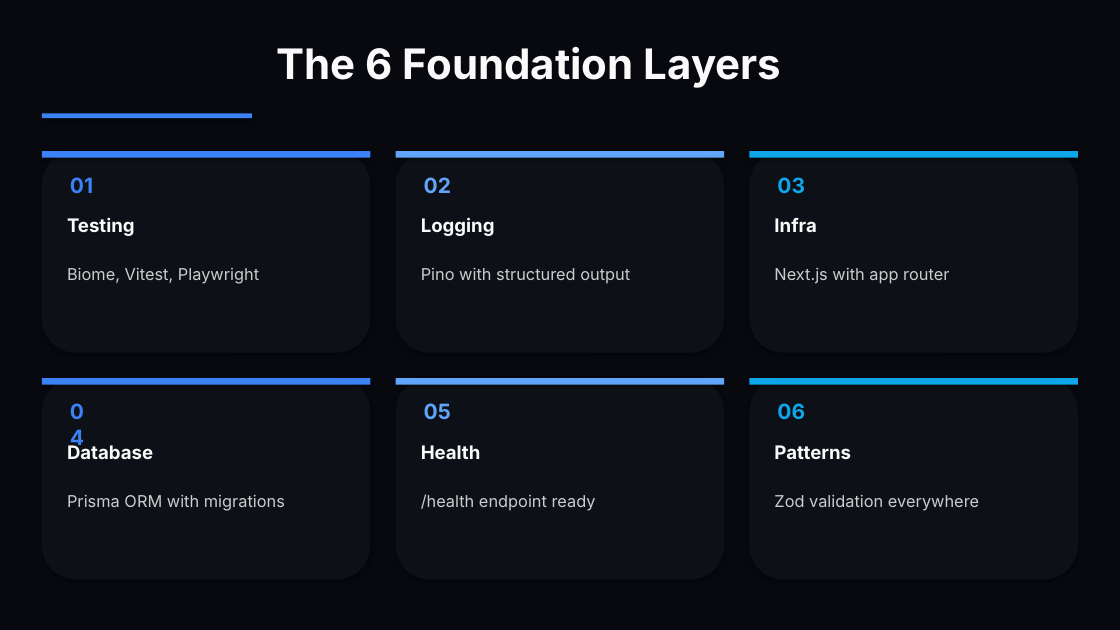
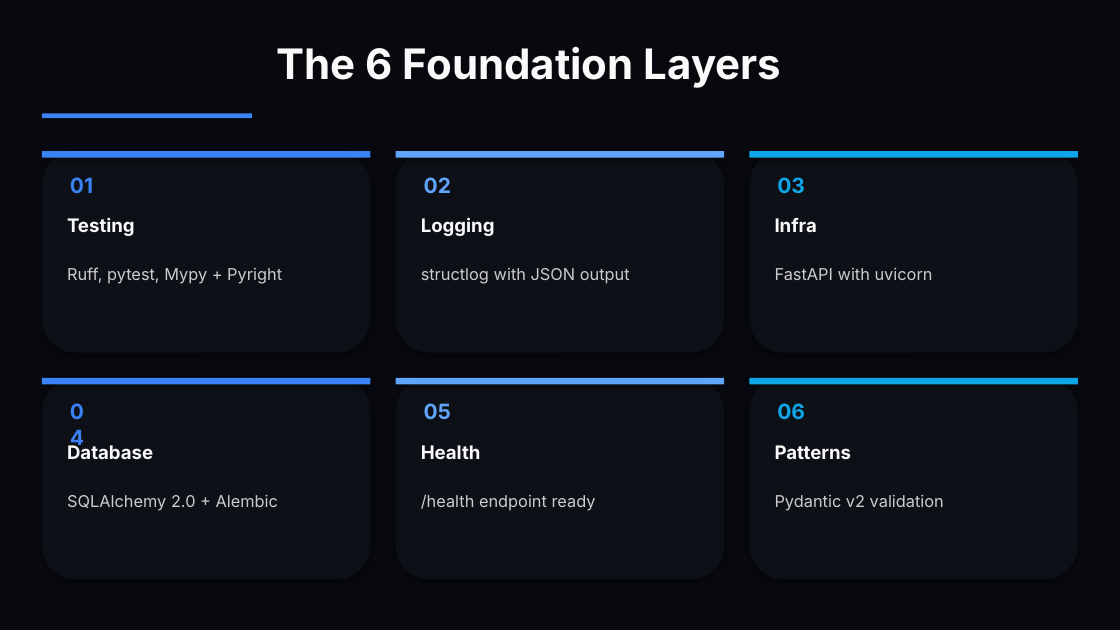
Before and after one commit to dynamous-business/cisco-workshop-resources, a slide deck: slide 38 of cisco-workshop-slides.pptx. Drawn at 1120x630 pixels with LibreOffice and Linux fonts; fonts in the diff are those of the drawing. Boxes give left, top, right and bottom in pixels: in the first picture for what was removed or moved away, otherwise in the second. Text is boxed around its words. In the diff, an @@ line names an element or a change of style, - is before the commit and + after.

```diff
--- a/cisco-workshop-slides.pptx
+++ b/cisco-workshop-slides.pptx
@@ text at [67,267,282,284]: text changed @@
-Biome, Vitest, Playwright
+Ruff, pytest, Mypy + Pyright
@@ text at [421,268,630,284]: text changed @@
-Pino with structured output
+structlog with JSON output
@@ text at [775,268,933,280]: text changed @@
-Next.js with app router
+FastAPI with uvicorn
@@ text at [67,495,278,511]: text changed @@
-Prisma ORM with migrations
+SQLAlchemy 2.0 + Alembic
@@ text at [775,495,944,511]: text changed @@
-Zod validation everywhere
+Pydantic v2 validation
```
Also in this commit, not shown: 7 other slides changed, 9 other files.
